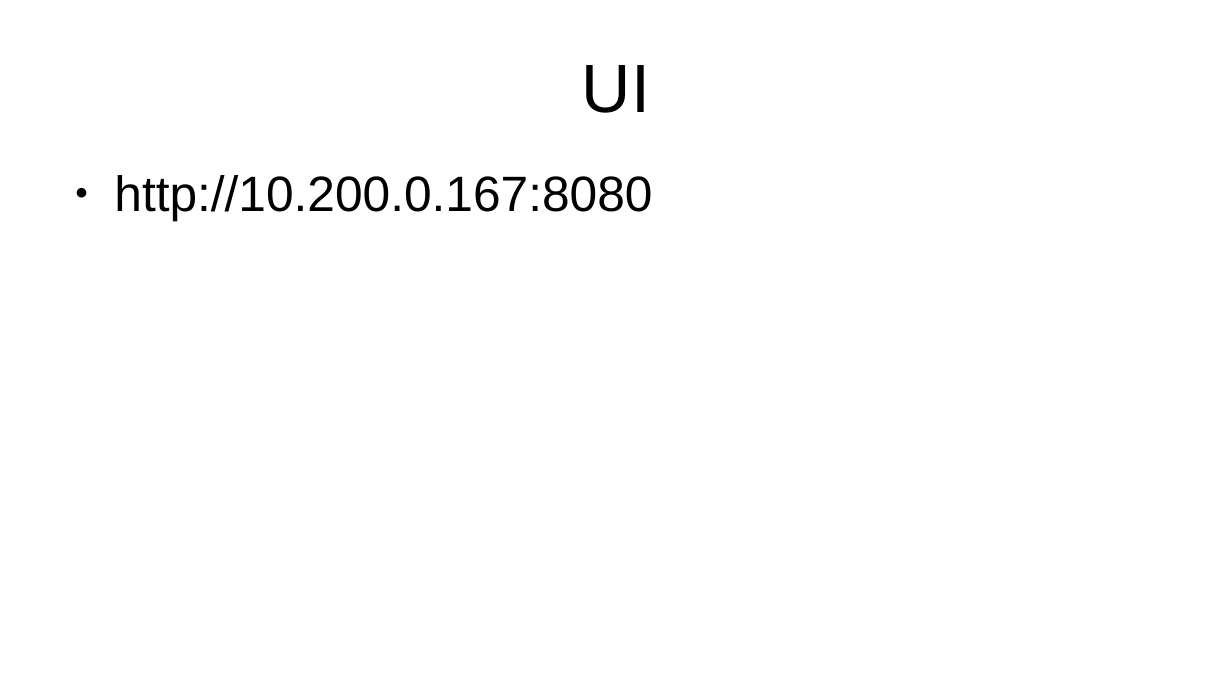
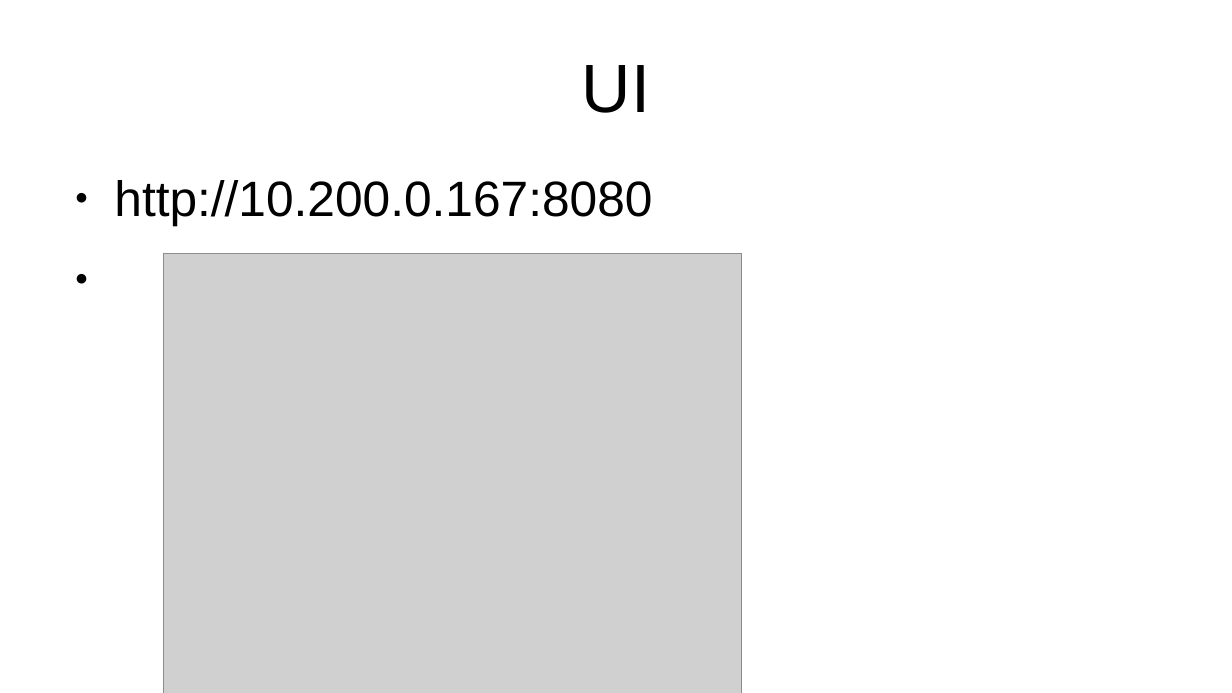
Before and after one commit to tonyctp/ai-learning, a slide deck: slide 5 of docs/Summary.odp. Drawn at 1232x693 pixels with LibreOffice and Linux fonts; fonts in the diff are those of the drawing; grey boxes stand for pictures. Boxes give left, top, right and bottom in pixels: in the first picture for what was removed or moved away, otherwise in the second. Text is boxed around its words. In the diff, an @@ line names an element or a change of style, - is before the commit and + after.

```diff
--- a/docs/Summary.odp
+++ b/docs/Summary.odp
@@ text "http://10.200.0.167:8080": place and size @@
-text "http://10.200.0.167:8080" at [114,175,652,221]
+text "http://10.200.0.167:8080" at [114,180,652,225]
@@ picture added at [163,254,741,693] @@
```
Also in this commit, not shown: 2 other slides changed, 1 slide added.
